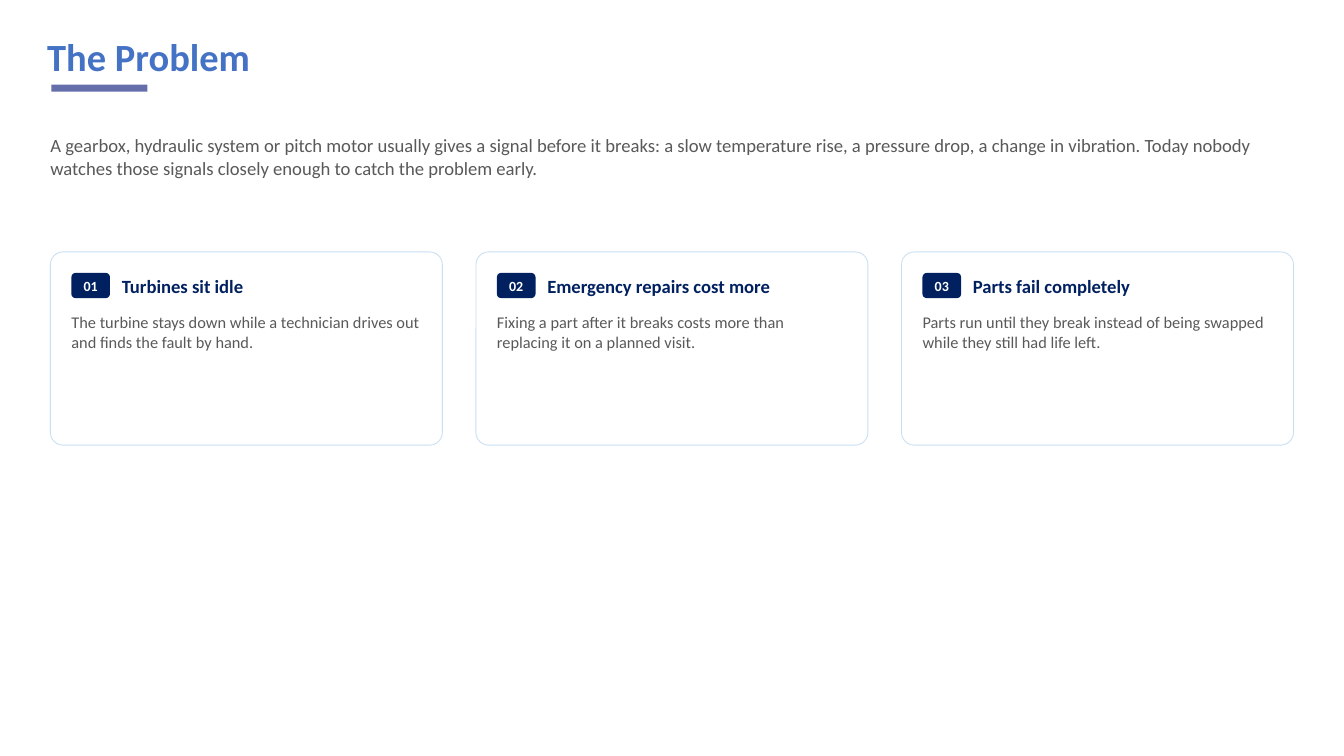
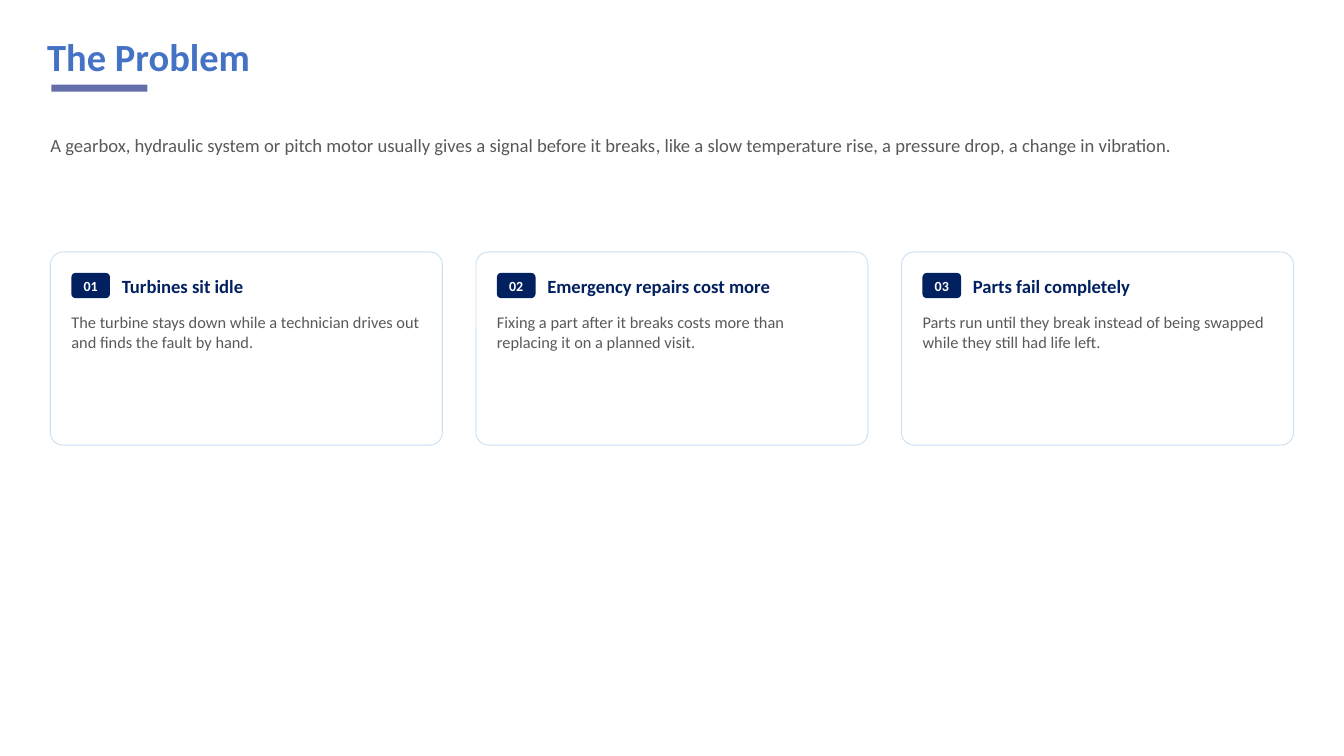
Before and after one commit to sd-umeshnikam/wind-turbine-pdm1, a slide deck: slide 3 of docs/deliverables/Project_Demo_Deck.pptx. Drawn at 1344x756 pixels with LibreOffice and Linux fonts; fonts in the diff are those of the drawing; background and template pictures are left out. Boxes give left, top, right and bottom in pixels: in the first picture for what was removed or moved away, otherwise in the second. Text is boxed around its words. In the diff, an @@ line names an element or a change of style, - is before the commit and + after.

```diff
--- a/docs/deliverables/Project_Demo_Deck.pptx
+++ b/docs/deliverables/Project_Demo_Deck.pptx
@@ text at (50,139,1171,155): text changed @@
-A gearbox, hydraulic system or pitch motor usually gives a signal before it breaks: a slow temperature rise, a pressure drop, a change in vibration. Today nobody watches those signals closely enough to catch the problem early.
+A gearbox, hydraulic system or pitch motor usually gives a signal before it breaks, like a slow temperature rise, a pressure drop, a change in vibration.
```
Also in this commit, not shown: 9 other slides changed, 1 slide added, 2 other files.
